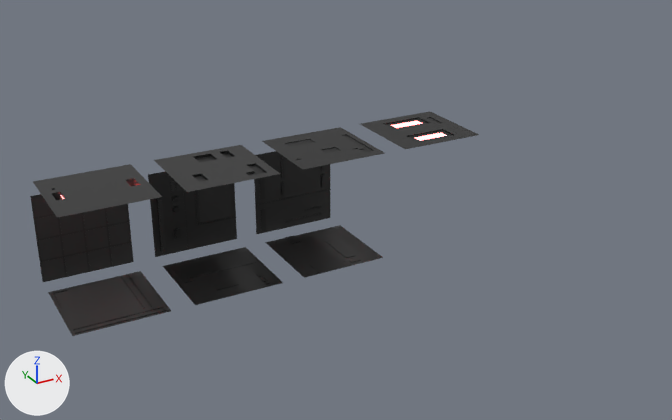
A saved change to the Blender file Assets/_Models/Blend Files/Rooms/FloorType1/roompallete.blend.
Rendered twice from a 50 mm lens placed at (-10.0, -37.0, 18.8), pointed at (9.1, -2.2, 1.5). Lighting does not change. The marker at lower left points along +X, +Y and +Z.
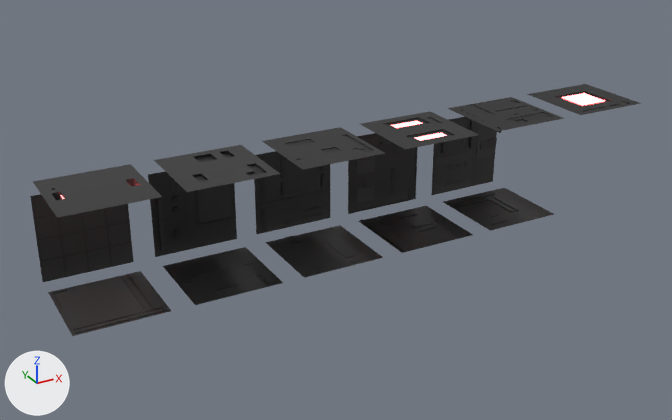
What differs and where, as boxes [x1, y1, x2, y2] in the pictures (672 x 420 px):
'Plane.008', added (black): after [348, 133, 418, 214]
    faces in mat_material_017 (black #1d1d1d): [349, 134, 416, 212]
    faces in mat_material_019 (black #111111): [348, 133, 418, 214]
    faces in mat_material_020 (black #2c2c2c): [357, 141, 393, 203]
'Plane.009', added (black): after [431, 117, 497, 195]
    faces in mat_material_030 (black #2a2a2a): [433, 123, 497, 195]
    faces in mat_material_029 (black #222222): [433, 117, 495, 186]
    faces in mat_material_031 (black #1d1d1d): [431, 120, 497, 195]
'Plane.012', added (black): after [359, 206, 473, 253]
    faces in mat_material_021 (black #191919): [359, 206, 473, 253]
    faces in mat_material_022 (black #111111): [360, 213, 438, 252]
'Plane.011', added (black): after [444, 188, 554, 231]
    faces in mat_material_032 (black #202020): [444, 188, 554, 231]
    faces in mat_material_033 (black #1d1d1d): [449, 192, 519, 225]
'Plane.010', added (black): after [447, 97, 564, 133]
    faces in mat_material_024 (black #191919): [447, 97, 564, 131]
    faces in mat_material_026 (black #111111): [461, 100, 553, 133]
'Plane.013', added: after [527, 84, 641, 115]
    faces in mat_material_025 (black #191919): [527, 84, 641, 115]
    faces in mat_material_070 (red #ff0000): [562, 93, 605, 106]
    faces in mat_material_028 (black #0f0f0f): [555, 91, 630, 112]

The change, as a list of edits to the scene's bpy script:
```text
Add ob_plane_013:
    ob_plane_013 = bpy.data.objects.new('Plane.013', me_plane_013)  # 434 vertices, 399 faces; spans x -1.0..1.0, y -1.0..1.0, z 0.0..0.05; in mat_material_025 (black #191919), mat_material_070 (red #ff0000), mat_material_028 (black #0f0f0f)
    ob_plane_013.location = (23.0, -3.0, 5.0)
    ob_plane_013.rotation_euler = (3.142, 0.0, 0.0)  # degrees (180, 0, 0)
    ob_plane_013.scale = (2.0, 2.0, 2.0)
Add ob_plane_012:
    ob_plane_012 = bpy.data.objects.new('Plane.012', me_plane_012)  # 451 vertices, 414 faces; spans x -1.0..1.0, y -1.0..1.0, z 0.0..0.02; in mat_material_021 (black #191919), mat_material_022 (black #111111), mat_material_023 (black #222222)
    ob_plane_012.location = (13.0, -3.0, 0.0)
    ob_plane_012.scale = (2.0, 2.0, 2.0)
Add ob_plane_011:
    ob_plane_011 = bpy.data.objects.new('Plane.011', me_plane_011)  # 515 vertices, 476 faces; spans x -1.0..1.0, y -1.0..1.0, z 0.0..0.02; in mat_material_032 (black #202020), mat_material_033 (black #1d1d1d)
    ob_plane_011.location = (18.0, -3.0, 0.0)
    ob_plane_011.scale = (2.0, 2.0, 2.0)
Add ob_plane_010:
    ob_plane_010 = bpy.data.objects.new('Plane.010', me_plane_010)  # 565 vertices, 532 faces; spans x -1.0..1.0, y -1.0..1.0, z 0.0..0.1; in mat_material_024 (black #191919), mat_material_026 (black #111111), mat_material_027 (black #202020)
    ob_plane_010.location = (18.0, -3.0, 5.0)
    ob_plane_010.rotation_euler = (3.142, 0.0, 0.0)  # degrees (180, 0, 0)
    ob_plane_010.scale = (2.0, 2.0, 2.0)
Add ob_plane_009:
    ob_plane_009 = bpy.data.objects.new('Plane.009', me_plane_009)  # 636 vertices, 596 faces; spans x -1.0..1.0, y -1.0..1.0, z 0.0..0.08; in mat_material_029 (black #222222), mat_material_030 (black #2b2b2b), mat_material_031 (black #1d1d1d)
    ob_plane_009.location = (18.0, 0.0, 2.0)
    ob_plane_009.rotation_euler = (1.571, 0.0, 0.0)  # degrees (90, 0, 0)
    ob_plane_009.scale = (2.0, 2.0, 2.0)
Add ob_plane_008:
    ob_plane_008 = bpy.data.objects.new('Plane.008', me_plane_008)  # 1050 vertices, 998 faces; spans x -1.0..1.0, y -1.0..1.0, z 0.0..0.03; in mat_material_017 (black #1d1d1d), mat_material_019 (black #111111), mat_material_020 (black #2c2c2c)
    ob_plane_008.location = (13.0, 0.0, 2.0)
    ob_plane_008.rotation_euler = (1.571, 0.0, 0.0)  # degrees (90, 0, 0)
    ob_plane_008.scale = (2.0, 2.0, 2.0)
```
